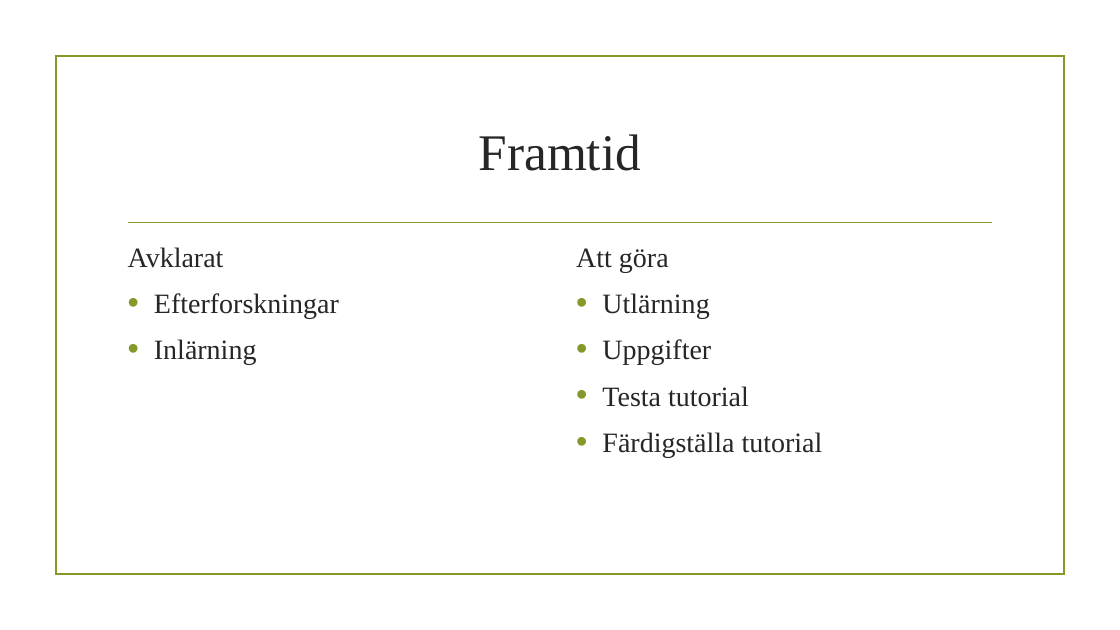
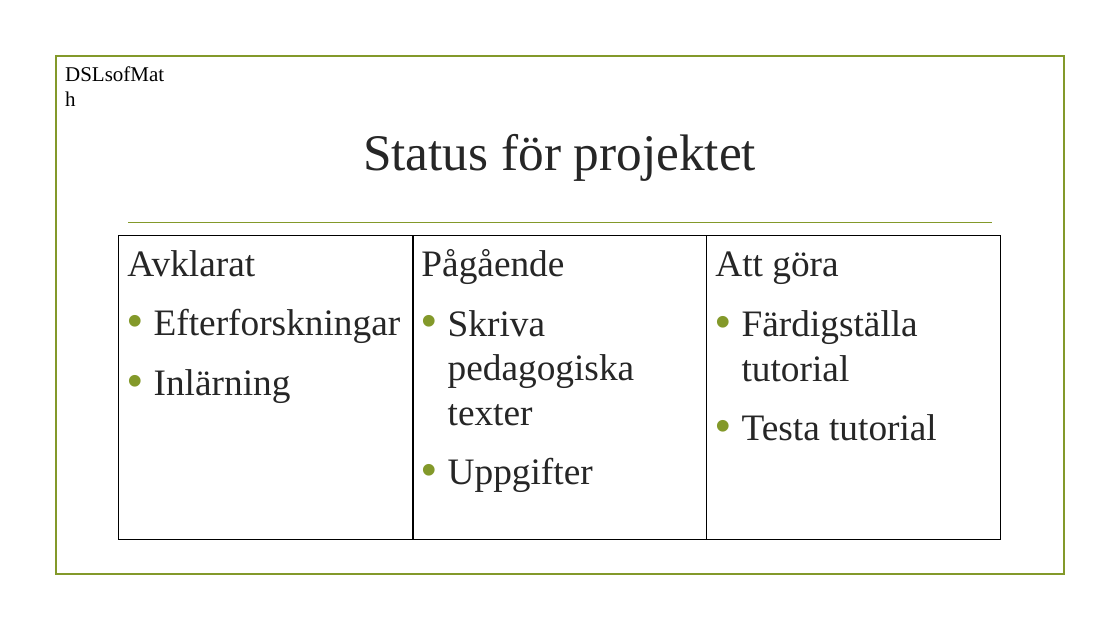
Before and after one commit to DSLsofMath/BScProj2016, a slide deck: slide 11 of Dokument/Halvtidspresentation/DSLsofMath.pptx (slide 9 before the commit). Drawn at 1120x630 pixels with LibreOffice and Linux fonts; fonts in the diff are those of the drawing; background and template pictures are left out. Boxes give left, top, right and bottom in pixels: in the first picture for what was removed or moved away, otherwise in the second. Text is boxed around its words. In the diff, an @@ line names an element or a change of style, - is before the commit and + after.

```diff
--- a/Dokument/Halvtidspresentation/DSLsofMath.pptx
+++ b/Dokument/Halvtidspresentation/DSLsofMath.pptx
@@ text added at (57, 56, 181, 90), 18 pt, text #000000 @@
+DSLsofMath
@@ title at (363, 134, 756, 181): text changed @@
-Framtid
+Status för projektet
@@ text "Avklarat": place and size @@
-text "Avklarat" at (128, 247, 339, 365)
+text "Avklarat" at (119, 235, 413, 539)
@@ text "Avklarat" at (119, 235, 413, 539): size 24 to 32 pt; more space between paragraphs; outline none to #000000 0.75 pt @@
@@ rectangle added at (413, 235, 707, 539), outline #000000 0.75 pt, 32 pt, text #262626 @@
+Pågående
+• Skriva pedagogiska texter
+• Uppgifter
@@ text "Att göra": place and size @@
-text "Att göra" at (576, 248, 823, 457)
+text "Att göra" at (707, 235, 1002, 539)
@@ text "Att göra" at (707, 235, 1002, 539): outline none to #000000 0.75 pt @@
@@ text at (715, 251, 937, 441): size 24 to 32 pt in "Att göra", "Testa tutorial"; more space between paragraphs @@
@@ text at (742, 310, 918, 382): text changed; size 24 to 32 pt @@
-• Utlärning
-• Uppgifter
+• Färdigställa tutorial
@@ text at (602, 432, 823, 457): paragraph removed @@
-• Färdigställa tutorial
```
Also in this commit, not shown: 8 other slides changed, 3 slides added, 1 slide removed, 2 other files.
